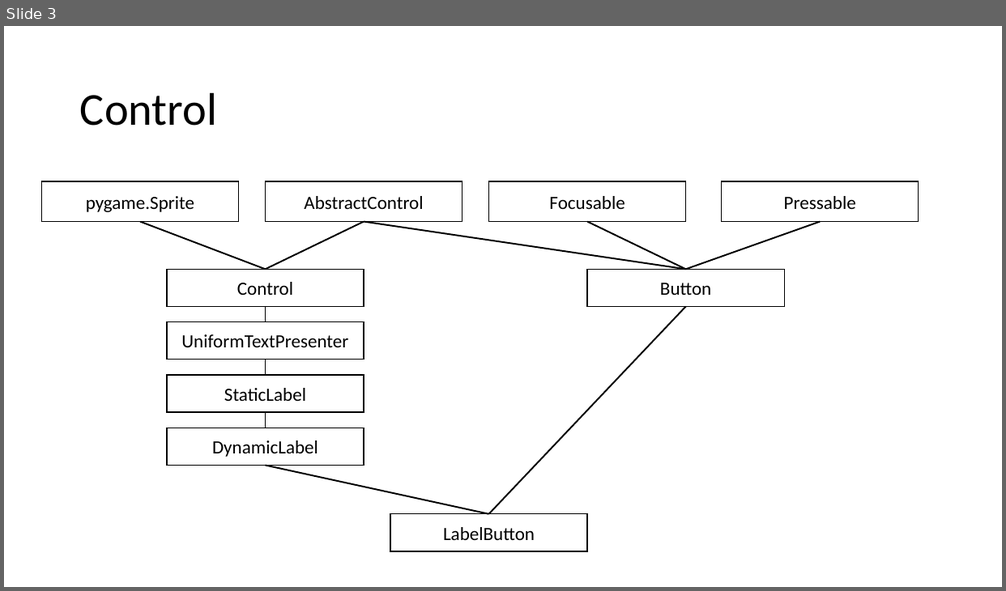
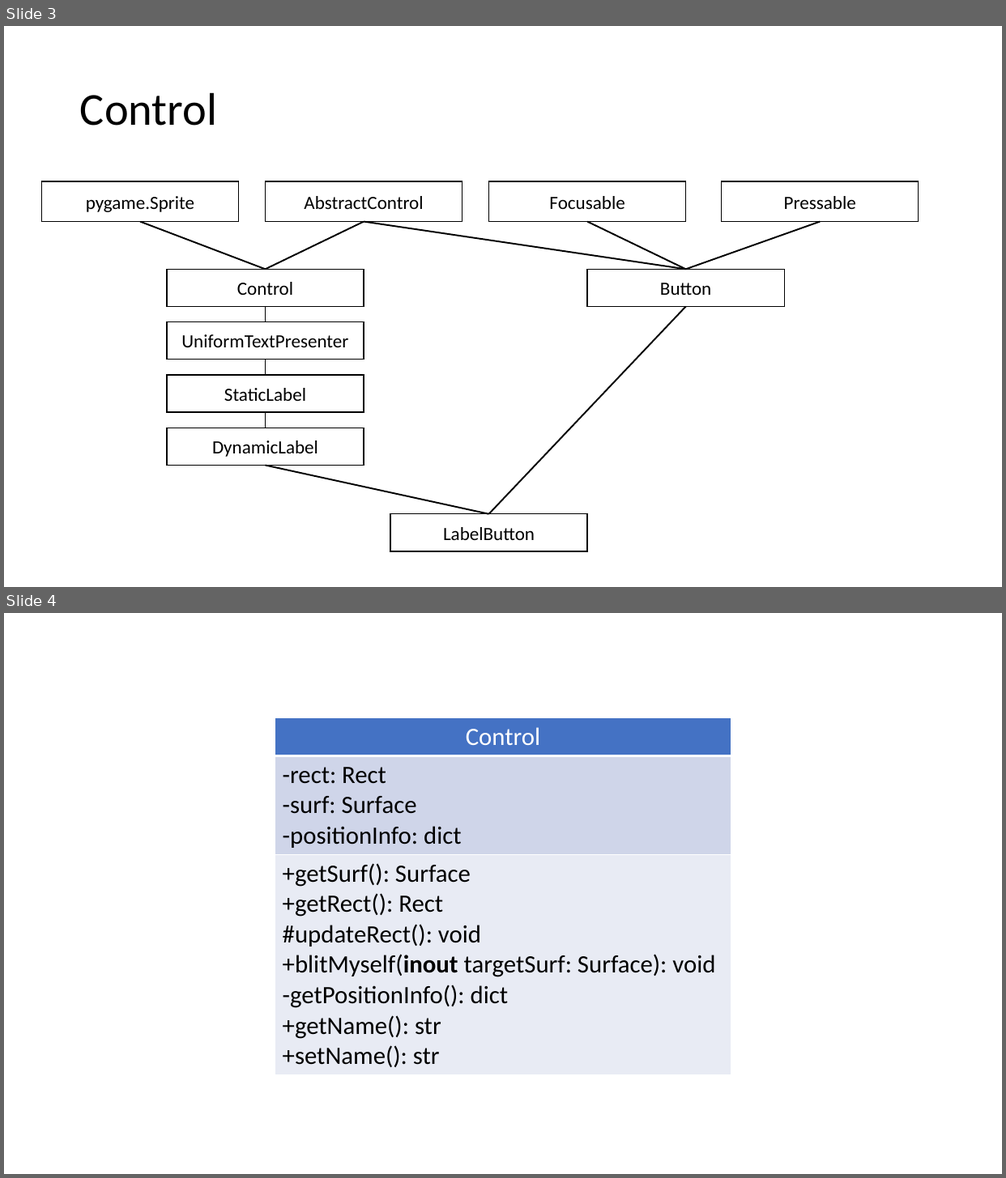
Before and after one commit to wertolf/vocabulary-builder, a slide deck: documentation/diagrams.pptx. Shown one above the other, each under a label of ours: slide 3 before the commit, slides 3 and 4 after it. The pictures are 1006x591 and 1006x1178 pixels, drawn with LibreOffice and Linux fonts; fonts in the diff are those of the drawing. Boxes give left, top, right and bottom in pixels: in the first picture for what was removed or moved away, otherwise in the second. Text is boxed around its words. In the diff, an @@ line names an element or a change of style, - is before the commit and + after.

```diff
--- a/documentation/diagrams.pptx
+++ b/documentation/diagrams.pptx
@@ slide 4 added at (4,613,1002,1174), background #FFFFFF @@
@@ table added at (275,717,731,1071), 3 rows, 1 columns @@
+Control
+-rect: Rect / -surf: Surface / -positionInfo: dict
++getSurf(): Surface / +getRect(): Rect / #updateRect(): void / +blitMyself(inout targetSurf: Surface): void / -getPositionInfo(): dict / +getName(): str / +setName(): str
```
Also in this commit, not shown: 5 other slides added, 3 other files.
